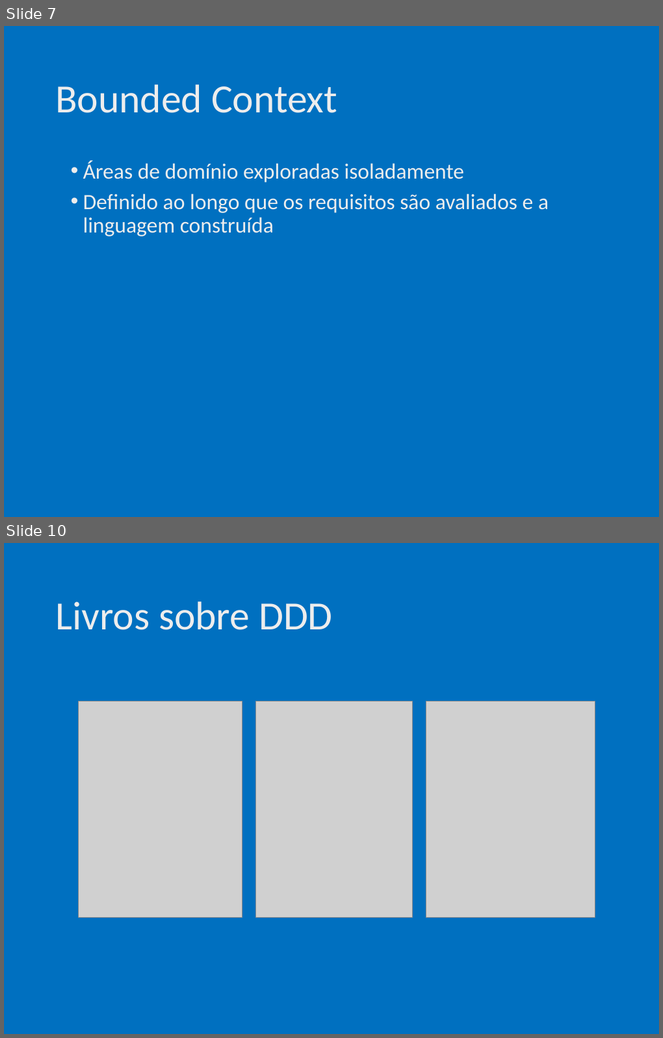
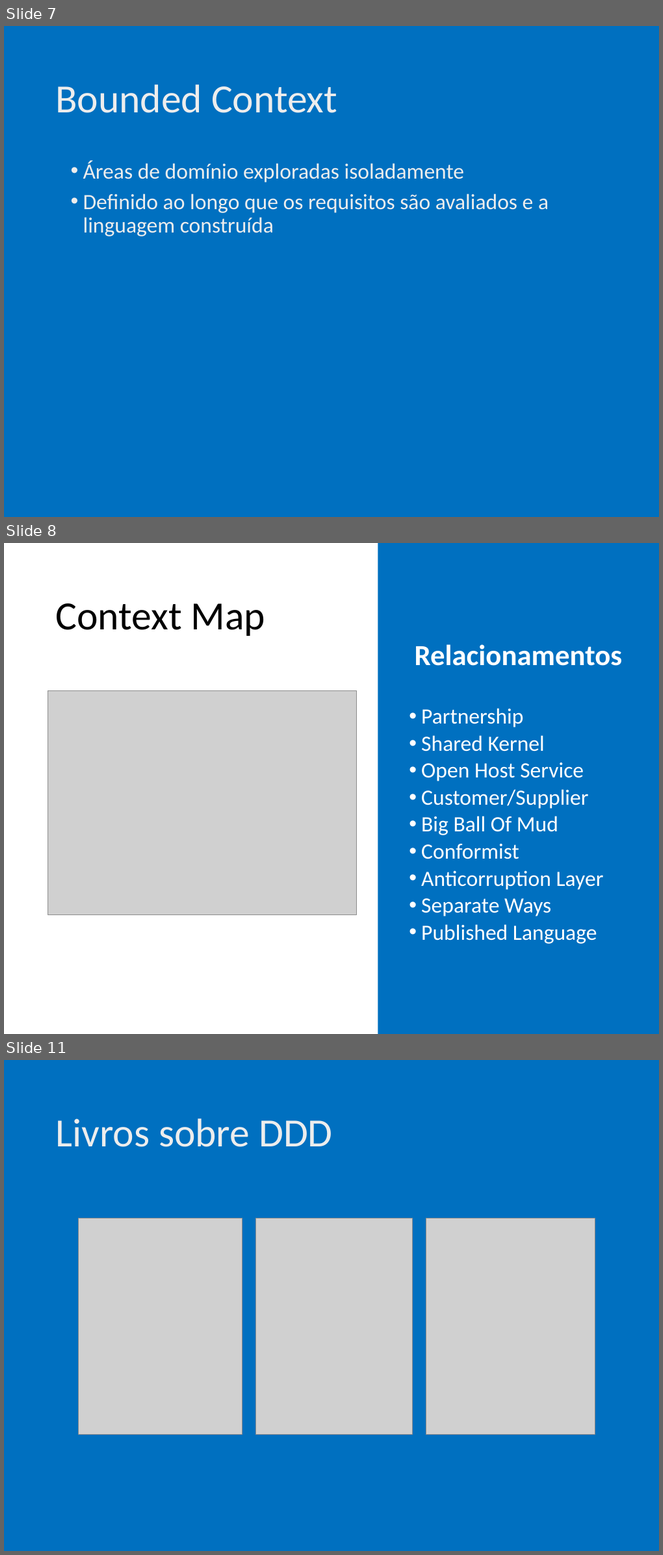
Before and after one commit to ivanpaulovich/event-sourcing-jambo, a slide deck: docs/Introdução ao Domain-Driven-Design (DDD).pptx. Shown one above the other, each under a label of ours: slides 7 and 10 before the commit, slides 7, 8 and 11 after it; the slides between them are not shown. The pictures are 663x1038 and 663x1555 pixels, drawn with LibreOffice and Linux fonts; fonts in the diff are those of the drawing; grey boxes stand for pictures. Boxes give left, top, right and bottom in pixels: in the first picture for what was removed or moved away, otherwise in the second. Text is boxed around its words. In the diff, an @@ line names an element or a change of style, - is before the commit and + after.

```diff
--- a/docs/Introdução ao Domain-Driven-Design (DDD).pptx
+++ b/docs/Introdução ao Domain-Driven-Design (DDD).pptx
@@ slide 8 added at <box>4,543,659,1034</box>, background #FFFFFF @@
@@ text added at <box>378,543,659,1034</box>, fill #0070C0, 24 pt, text #FFFFFF @@
+Relacionamentos
+  • Partnership
+  • Shared Kernel
+  • Open Host Service
+  • Customer/Supplier
+  • Big Ball Of Mud
+  • Conformist
+  • Anticorruption Layer
+  • Separate Ways
+  • Published Language
@@ title added at <box>55,603,265,636</box>, 44 pt, text #000000 @@
+Context Map
@@ picture added at <box>48,691,356,915</box> @@
@@ what was slide 10 is now slide 11 @@
```
Also in this commit, not shown: 13 slides changed, 2 other slides added, 3 slides removed.
